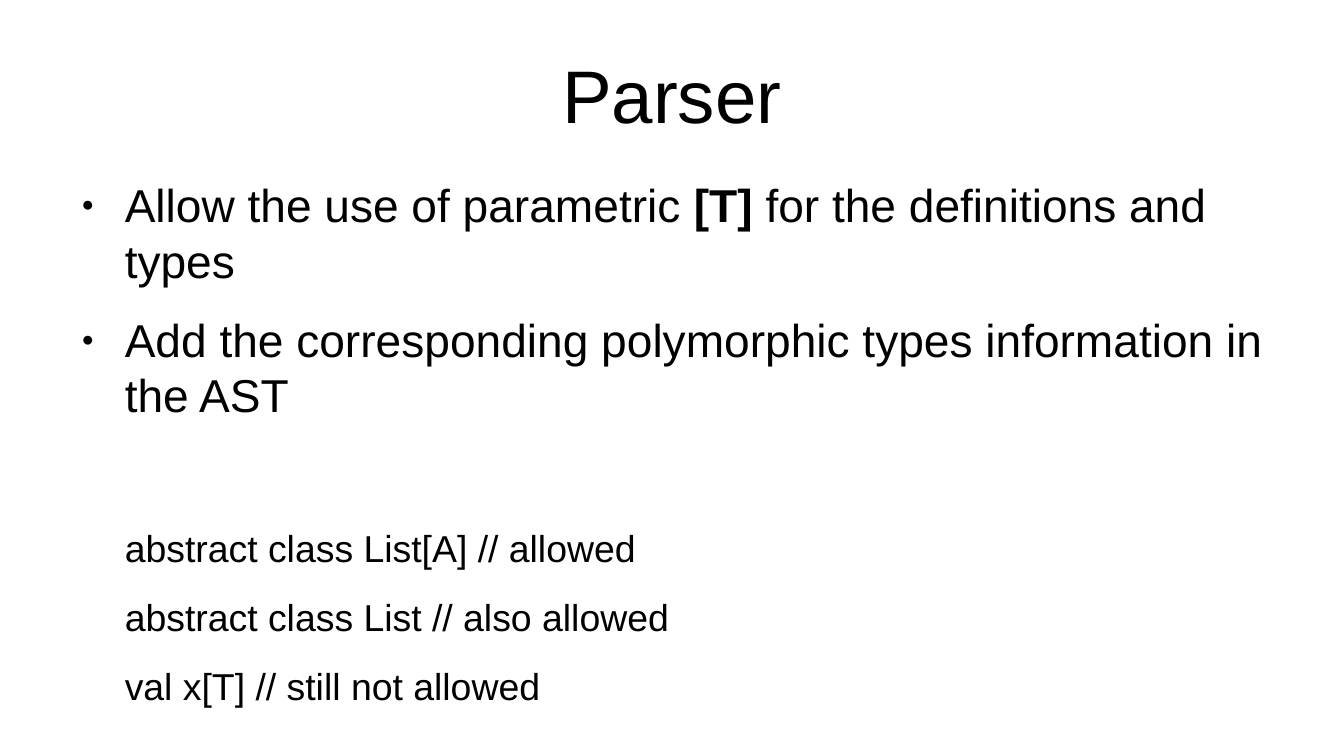
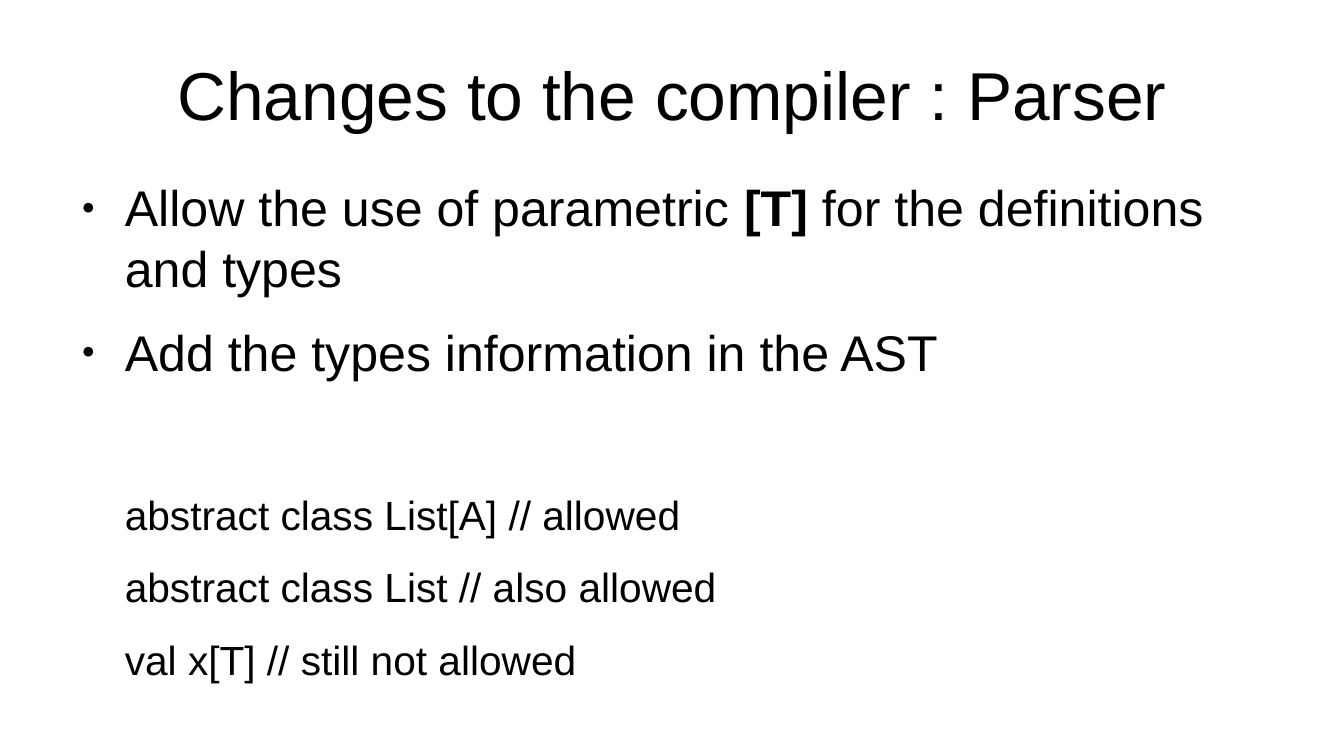
Before and after one commit to SFulpius/CLP-lab07, a slide deck: slide 5 of lab07_presentation.odp. Drawn at 1344x756 pixels with LibreOffice and Linux fonts; fonts in the diff are those of the drawing. Boxes give left, top, right and bottom in pixels: in the first picture for what was removed or moved away, otherwise in the second. Text is boxed around its words. In the diff, an @@ line names an element or a change of style, - is before the commit and + after.

Commit message:
Modify the presentation

```diff
--- a/lab07_presentation.odp
+++ b/lab07_presentation.odp
@@ title at (177,71,1166,133): text changed; size 44 to 40 pt @@
-Parser
+Changes to the compiler : Parser
@@ text at (125,189,1203,683): size 27.2 to 29.6 pt in "Allow the use of parametric [T] for ..."; size 22.1 to 24.1 pt in "abstract class List[A] // allowed", "abstract class List // also allowed", "val x[T] // still not allowed" @@
@@ text at (125,334,937,381): text changed; size 27.2 to 29.6 pt @@
-● Add the corresponding polymorphic types information in the AST
+● Add the types information in the AST
```
Also in this commit, not shown: 7 other slides changed, 1 other file.
